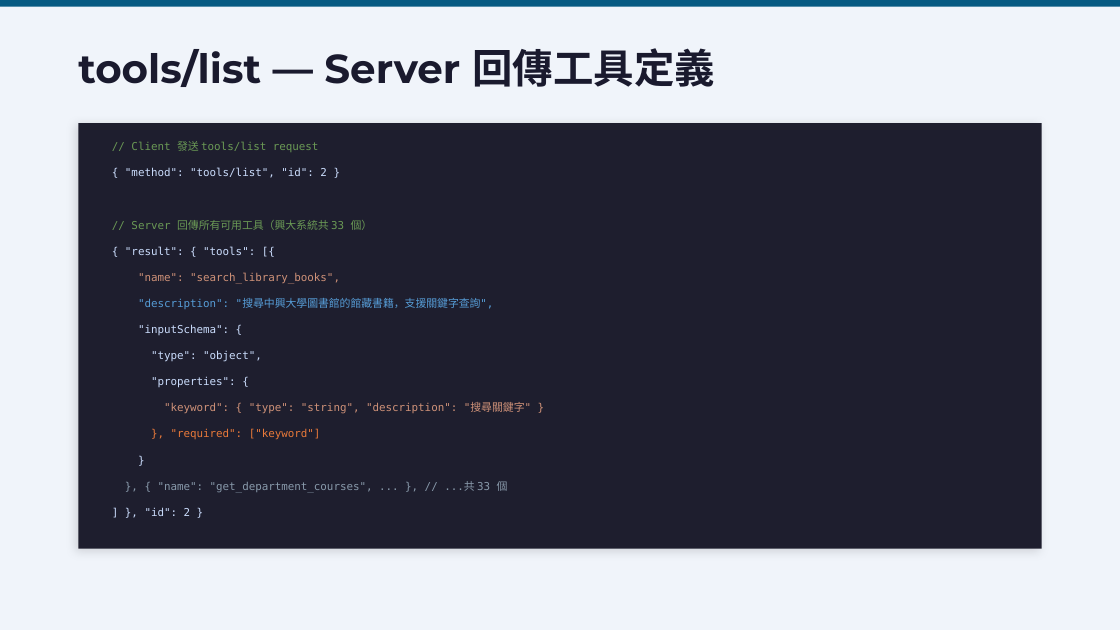
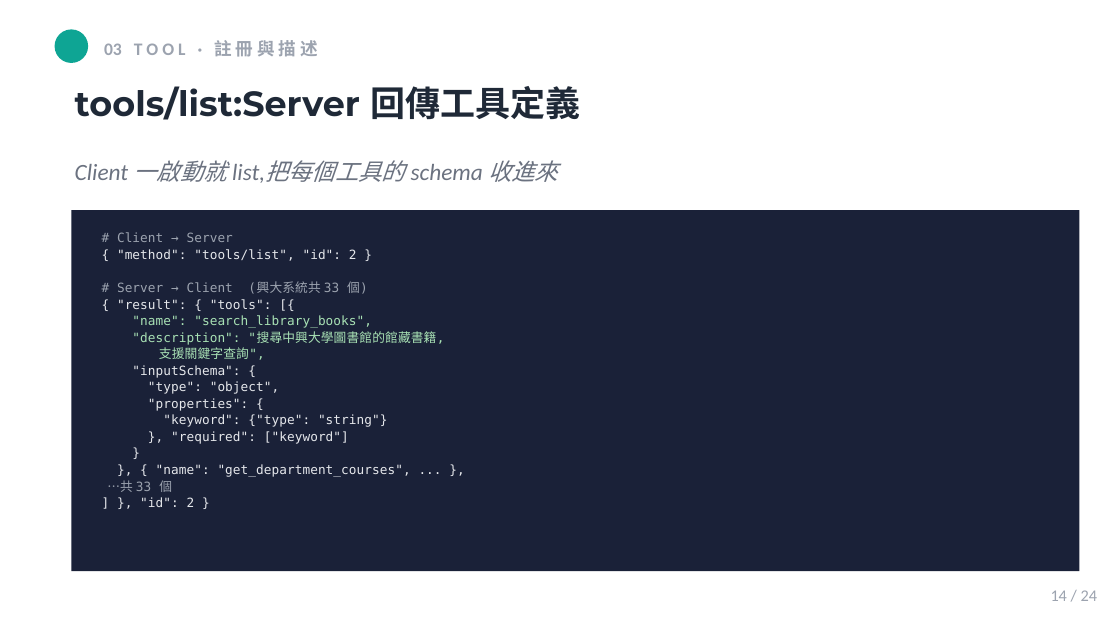
Before and after one commit to mjib007/nchu-mcp-workshop-2026, a slide deck: slide 14 of 02-how-mcp-works.pptx (slide 17 before the commit). Drawn at 1120x630 pixels with LibreOffice and Linux fonts; fonts in the diff are those of the drawing. Boxes give left, top, right and bottom in pixels: in the first picture for what was removed or moved away, otherwise in the second. Text is boxed around its words. In the diff, an @@ line names an element or a change of style, - is before the commit and + after.

```diff
--- a/02-how-mcp-works.pptx
+++ b/02-how-mcp-works.pptx
@@ background #F0F4FA to #FFFFFF @@
@@ rectangle resized from (x1=78, y1=123, x2=1042, y2=549) to (x1=0, y1=0, x2=1120, y2=629) @@
@@ rectangle at (x1=0, y1=0, x2=1120, y2=629): fill #1E1E2E to #FFFFFF; shadow changed @@
@@ rectangle removed at (x1=0, y1=0, x2=1120, y2=7) @@
@@ ellipse added at (x1=55, y1=29, x2=88, y2=63), fill #0EA594 @@
@@ text added at (x1=104, y1=40, x2=318, y2=57), 11.2 pt, text #9CA3AF, bold @@
+03 T O O L · 註 冊 與 描 述
@@ text "tools/list:Server 回傳工具定義" at (x1=75, y1=86, x2=580, y2=120): vertical alignment middle to top @@
@@ text at (x1=75, y1=86, x2=580, y2=120): text changed; size 26 to 22.5 pt; text colour #1A1A2E to #1F2937 @@
-tools/list — Server 回傳工具定義
+tools/list:Server 回傳工具定義
@@ text added at (x1=75, y1=160, x2=558, y2=183), 15 pt, text #6B7280, italic @@
+Client 一啟動就 list,把每個工具的 schema 收進來
@@ rectangle added at (x1=72, y1=211, x2=1080, y2=571), fill #1A2138 @@
@@ text "# Client → Server" moved from (x1=125, y1=141, x2=531, y2=516) to (x1=107, y1=232, x2=444, y2=507) @@
@@ text at (x1=117, y1=232, x2=233, y2=242): text changed; size 7 to 8.2 pt; text colour #6A9955 to #9CA3AF @@
-// Client 發送 tools/list request
+# Client → Server
@@ text at (x1=117, y1=249, x2=372, y2=507): size 7 to 8.2 pt in "{ "method": "tools/list", "id": 2 }", "{ "result": { "tools": [{", ""name": "search_library_books",", ""inputSchema": {" and 5 more places; text colour #CADCFC to #E5E7EB in "{ "method": "tools/list", "id": 2 }", "{ "result": { "tools": [{", ""inputSchema": {", ""type": "object"," and 3 more places; text colour #CE9178 to #A8E1B4 in ""name": "search_library_books","; text colour #E8793A to #E5E7EB in "}, "required": ["keyword"]" @@
@@ text at (x1=117, y1=281, x2=368, y2=294): text changed; size 7 to 8.2 pt; text colour #6A9955 to #9CA3AF @@
-// Server 回傳所有可用工具（興大系統共 33 個）
+# Server → Client (興大系統共 33 個)
@@ text at (x1=132, y1=331, x2=444, y2=360): text changed; size 7 to 8.2 pt; text colour #569CD6 to #A8E1B4 @@
-"description": "搜尋中興大學圖書館的館藏書籍，支援關鍵字查詢",
+"description": "搜尋中興大學圖書館的館藏書籍,
+支援關鍵字查詢",
@@ text at (x1=163, y1=414, x2=387, y2=427): text changed; size 7 to 8.2 pt; text colour #CE9178 to #E5E7EB @@
-"keyword": { "type": "string", "description": "搜尋關鍵字" }
+"keyword": {"type": "string"}
@@ text at (x1=107, y1=464, x2=411, y2=492): text changed; size 7 to 8.2 pt; text colour #8899AA to #E5E7EB @@
-}, { "name": "get_department_courses", ... }, // ...共 33 個
+}, { "name": "get_department_courses", ... },
+…共 33 個
@@ text added at (x1=1051, y1=590, x2=1097, y2=601), 10.5 pt, text #9CA3AF @@
+14 / 24
```
Also in this commit, not shown: 20 other slides changed, 1 slide added, 9 slides removed, 21 other files.
